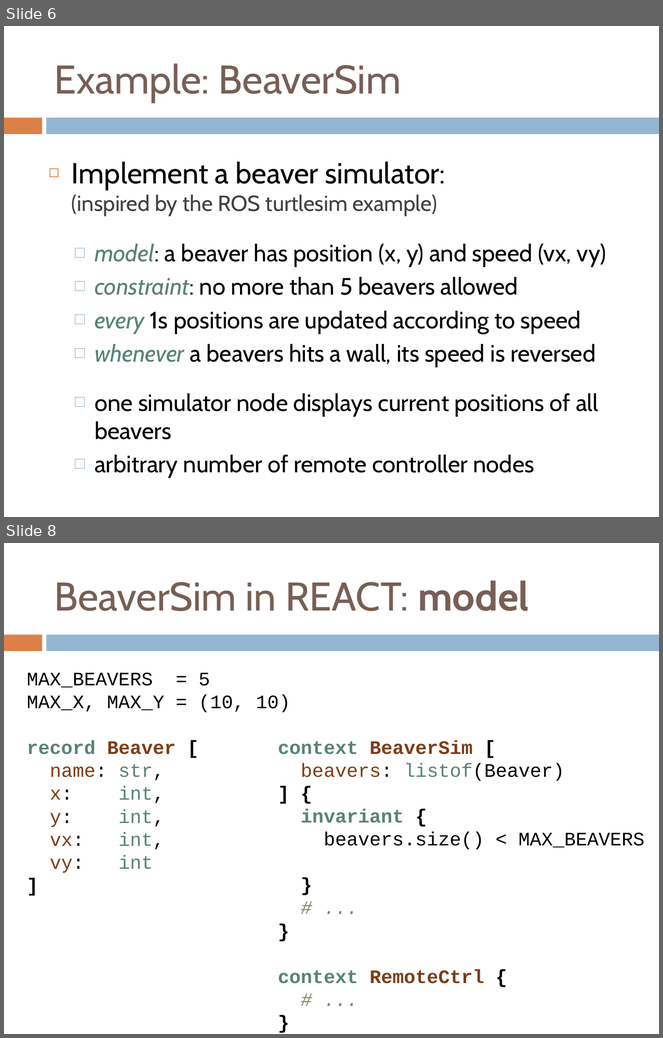
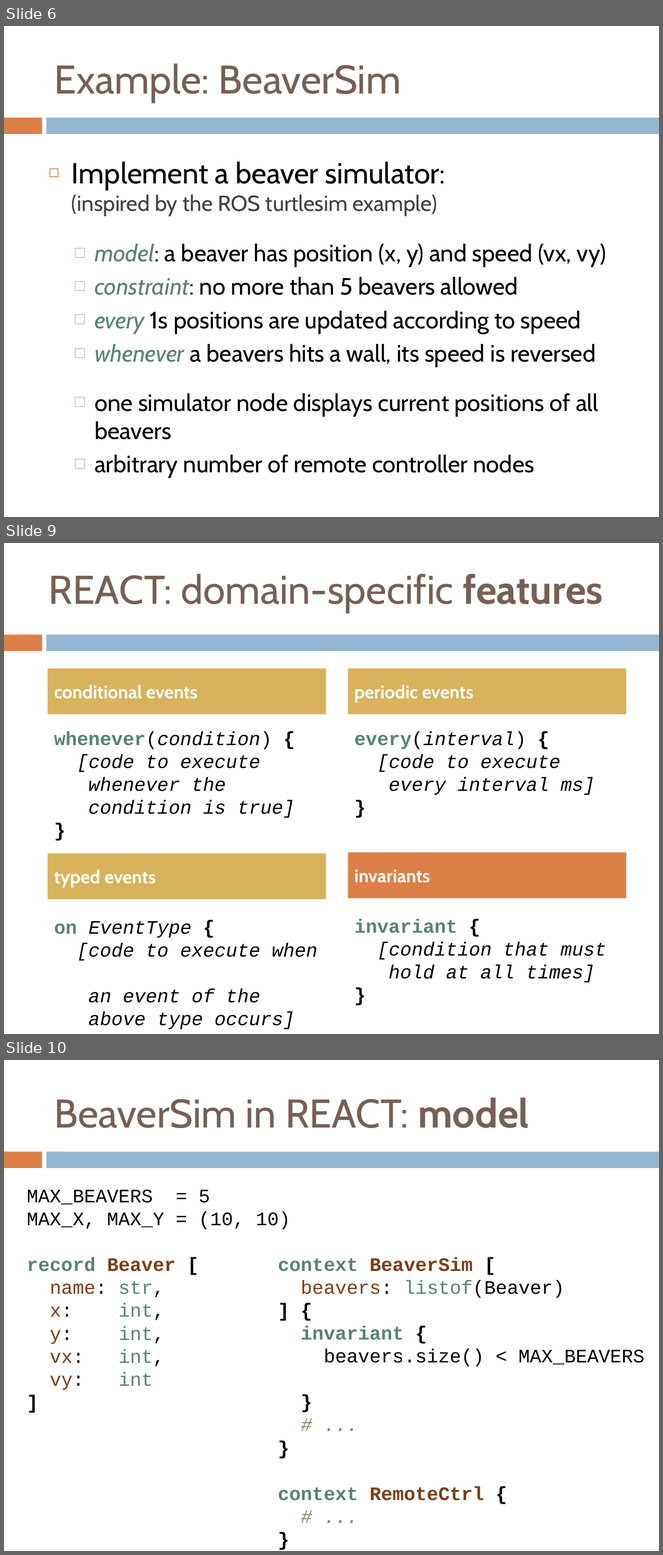
Before and after one commit to webguru412/React-Robots, a slide deck: talks/ppr-13-11-25.pptx. Shown one above the other, each under a label of ours: slides 6 and 8 before the commit, slides 6, 9 and 10 after it; the slides between them are not shown. The pictures are 663x1038 and 663x1555 pixels, drawn with LibreOffice and Linux fonts; fonts in the diff are those of the drawing. Boxes give left, top, right and bottom in pixels: in the first picture for what was removed or moved away, otherwise in the second. Text is boxed around its words. In the diff, an @@ line names an element or a change of style, - is before the commit and + after.

```diff
--- a/talks/ppr-13-11-25.pptx
+++ b/talks/ppr-13-11-25.pptx
@@ slide 9 added at [4, 543, 659, 1034], background #FFFFFF; not listed: 2 template elements that a slide beside it also shows @@
@@ title added at [49, 574, 603, 613], 44 pt, text #775F55 @@
+REACT: domain-specific features
@@ text added at [48, 669, 326, 715], fill #D8B25C, 20 pt, text #FFFFFF, bold @@
+conditional events
@@ text added at [348, 669, 626, 715], fill #D8B25C, 20 pt, text #FFFFFF, bold @@
+periodic events
@@ text added at [54, 732, 295, 818], 21 pt, text #000000, italic @@
+whenever(condition) {
+[code to execute
+whenever the
+condition is true]
+}
@@ text added at [354, 732, 595, 795], 21 pt, text #000000, italic @@
+every(interval) {
+[code to execute
+every interval ms]
+}
@@ rectangle added at [48, 853, 326, 899], fill #D8B25C, 20 pt, text #FFFFFF, bold @@
+typed events
@@ rectangle added at [348, 853, 626, 899], fill #DD8047, 20 pt, text #FFFFFF, bold @@
+invariants
@@ text added at [54, 921, 318, 1030], 21 pt, text #000000, italic @@
+on EventType {
+[code to execute when
+an event of the
+above type occurs]
+}
@@ text added at [354, 919, 607, 983], 21 pt, text #000000, italic @@
+invariant {
+[condition that must
+hold at all times]
+}
@@ what was slide 8 is now slide 10 @@
```
Also in this commit, not shown: 7 slides changed, 4 other slides added, 2 slides removed, 3 other files.
